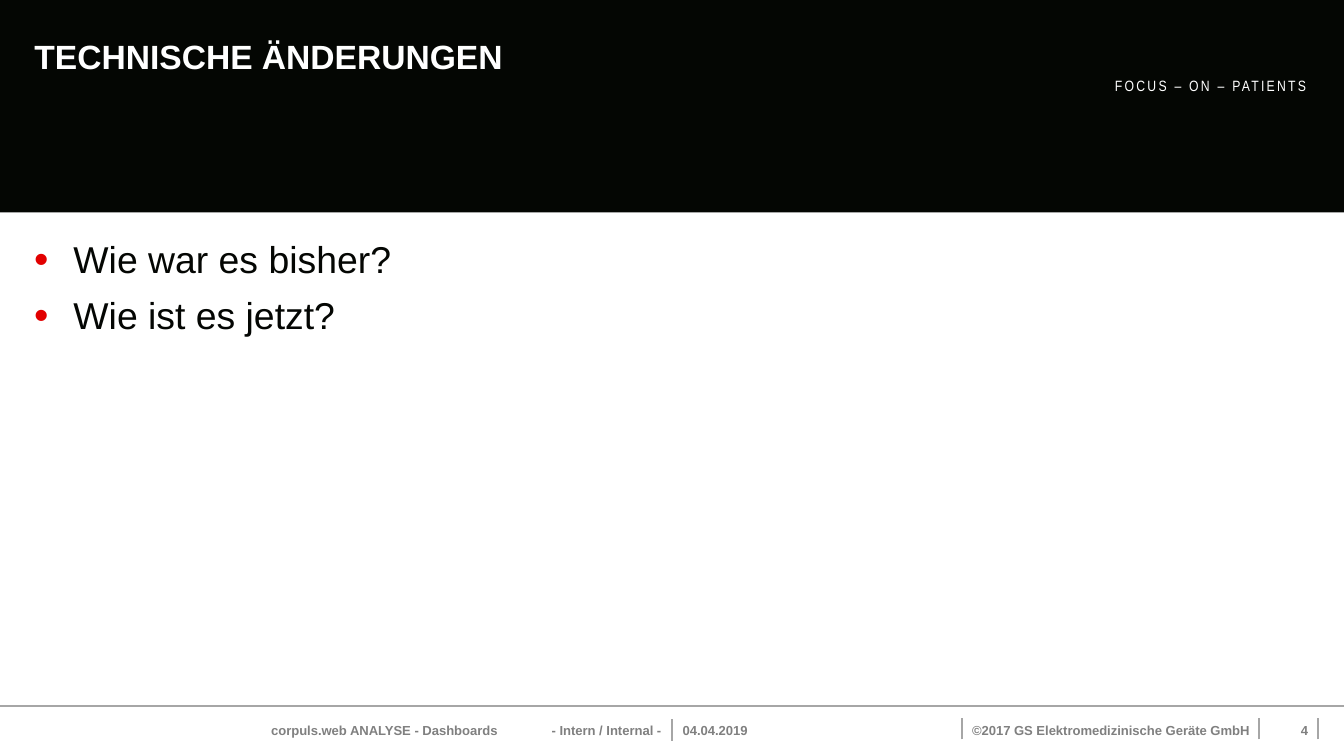
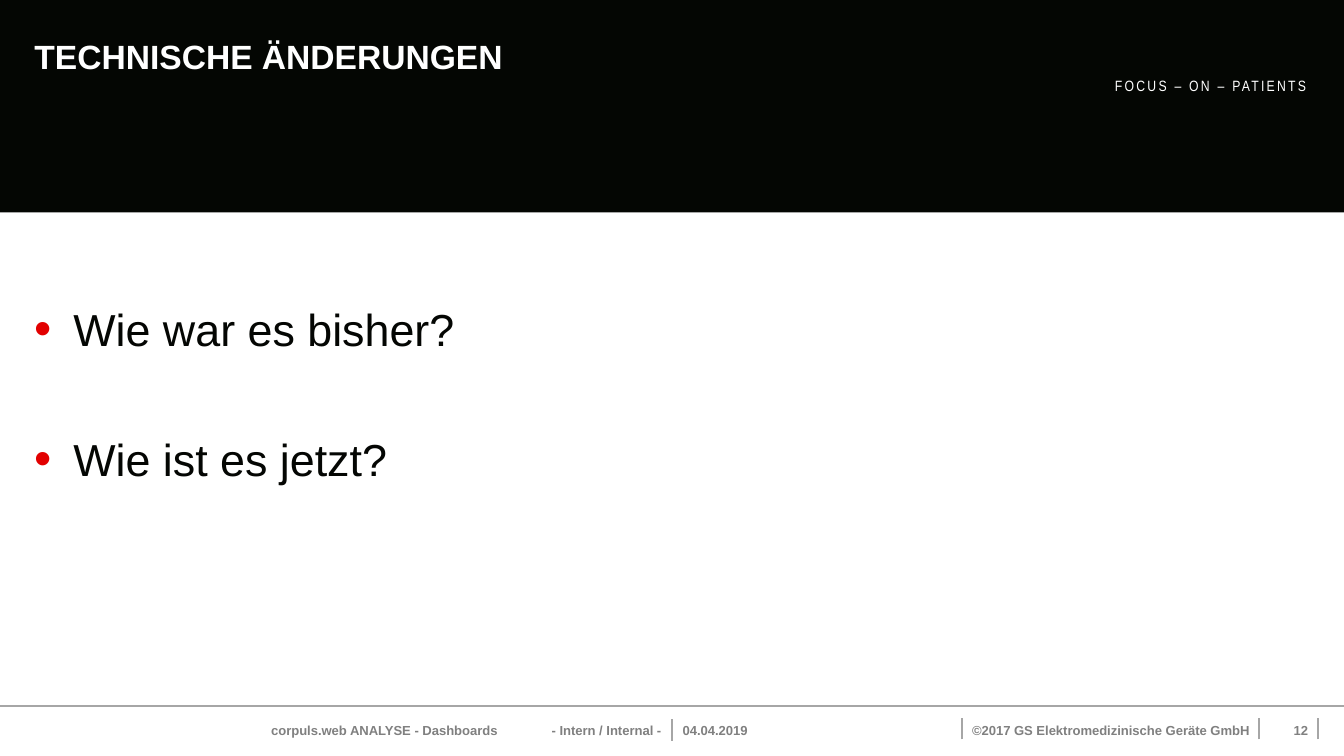
Before and after one commit to ItsJoshuaHirsch/Thesis, a slide deck: slide 12 of Vorstellung_Dashboards.pptx (slide 4 before the commit). Drawn at 1344x756 pixels with LibreOffice and Linux fonts; fonts in the diff are those of the drawing; background and template pictures are left out. Boxes give left, top, right and bottom in pixels: in the first picture for what was removed or moved away, otherwise in the second. Text is boxed around its words. In the diff, an @@ line names an element or a change of style, - is before the commit and + after.

```diff
--- a/Vorstellung_Dashboards.pptx
+++ b/Vorstellung_Dashboards.pptx
@@ text "Wie war es bisher?" at (x1=73, y1=313, x2=454, y2=485): size 20 to 24 pt @@
@@ page number at (x1=1294, y1=726, x2=1308, y2=735): text changed @@
-4
+12
```
Also in this commit, not shown: 6 other slides changed, 10 slides added, 5 other files.
